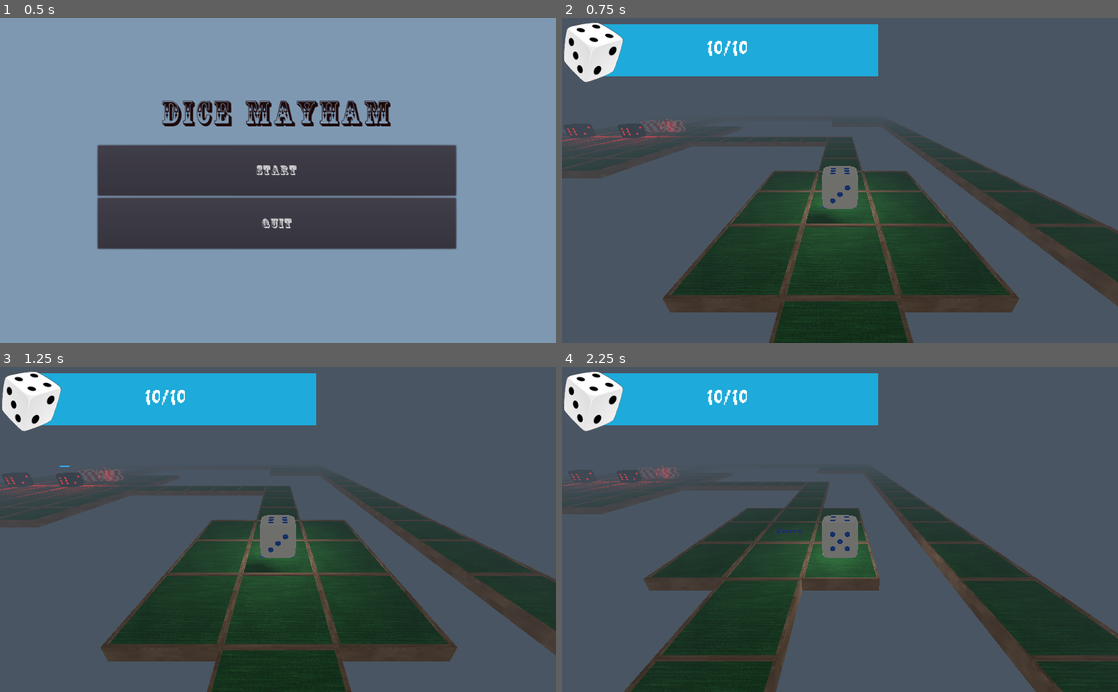
Above: before the commit, frames 1-4 (two rows, left to right).
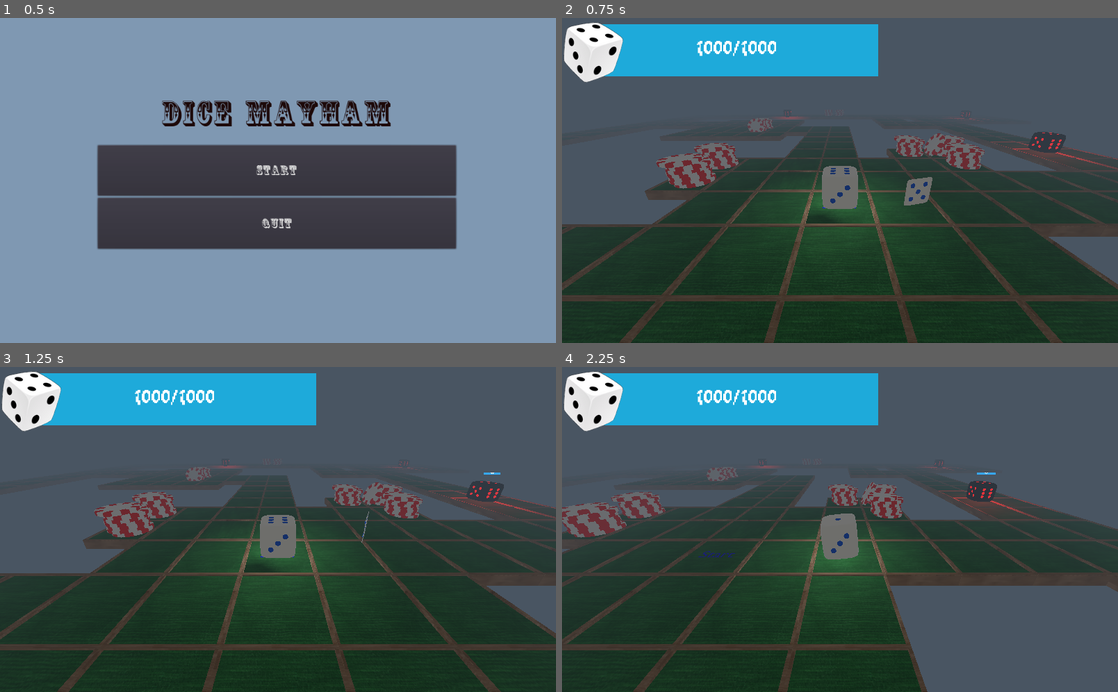
Above: after the commit, the same moments.

Repository: ayylol/Dice
Game: Godot game, scene res://MainMenu.tscn
Two runs of this game, one before a commit and one after it. Both use one fixed random seed, a clock stepped at 60 frames per second and the inputs below.
Inputs:
- Up to frame 1 (0.5 s): no input
- Up to frame 2 (0.75 s): click "Start" at 0.5 s
- Up to frame 3 (1.25 s): no input
- Up to frame 4 (2.25 s): hold D (right) 1.28-2.03 s; tap Enter at 2 s; hold S (backwards) from 2.03 s (still down)

Frame 1 is identical in both runs. In frame 2, 35% of the frame differs, in the area x 0-100%, y 7-100%; in frame 3, 34%; in frame 4, 43%.

Commit message:
further change

Diff:
--- /dev/null
+++ b/CurrentTurn.tscn
@@ -0,0 +1,23 @@
+[gd_scene load_steps=4 format=2]
+
+[ext_resource path="res://CoffeetinInitials-YXJ2.ttf" type="DynamicFontData" id=1]
+
+[sub_resource type="Theme" id=1]
+
+[sub_resource type="DynamicFont" id=2]
+size = 30
+font_data = ExtResource( 1 )
+
+[node name="Control" type="Control"]
+anchor_right = 1.0
+anchor_bottom = 1.0
+
+[node name="Label" type="Label" parent="."]
+margin_left = 663.0
+margin_top = 20.0
+margin_right = 1009.0
+margin_bottom = 90.0
+theme = SubResource( 1 )
+custom_fonts/font = SubResource( 2 )
+text = "
+"
--- a/GameManager.gd
+++ b/GameManager.gd
@@ -2,7 +2,7 @@
 
 var next_stage = 0
 const STAGES = [
-	preload("res://map/Stage2.tscn"),
+	preload("res://map/Map1.tscn"),
 	preload("res://map/Map2.tscn"),
 	preload("res://map/Map3.tscn"),
 ]
--- a/map/Map.tscn
+++ b/map/Map.tscn
@@ -20,6 +20,7 @@
 }
 
 [node name="Player" parent="." instance=ExtResource( 1 )]
+max_health = 1000
 
 [node name="GameOverMenu" parent="Player" instance=ExtResource( 3 )]
 visible = false
